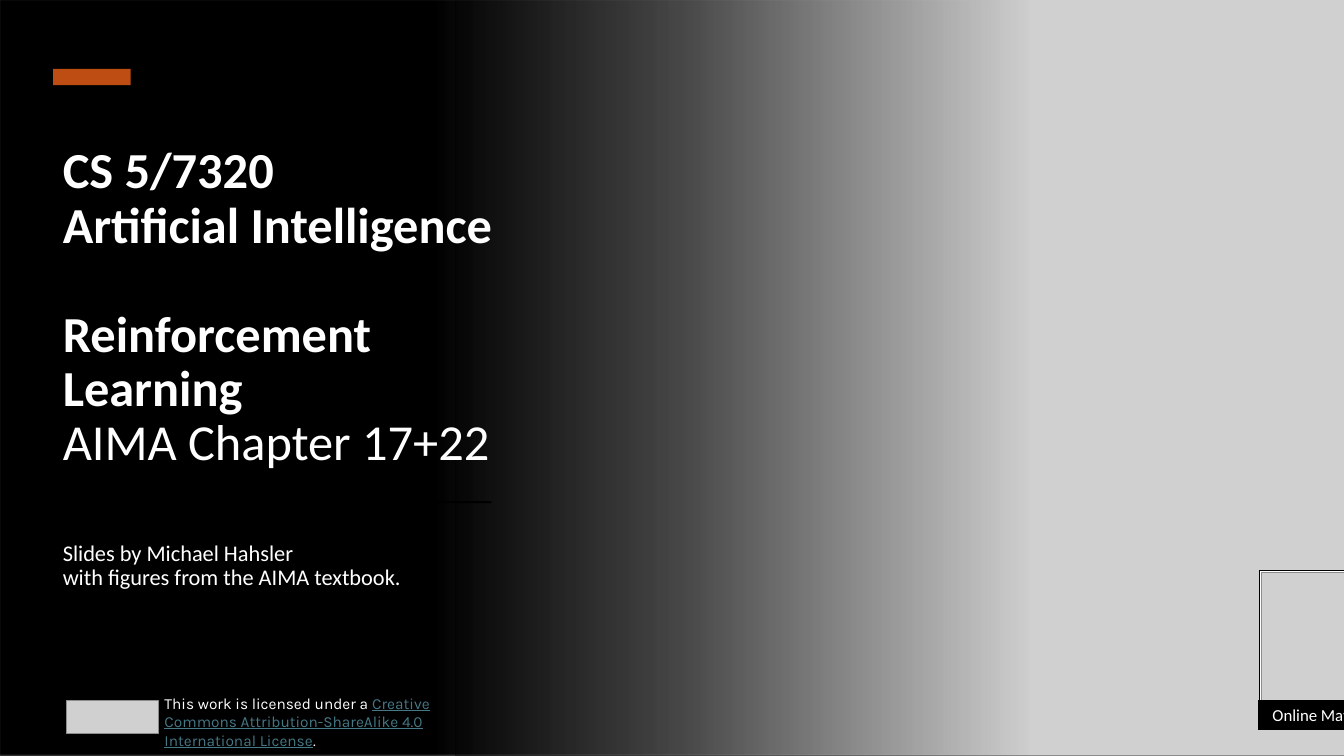
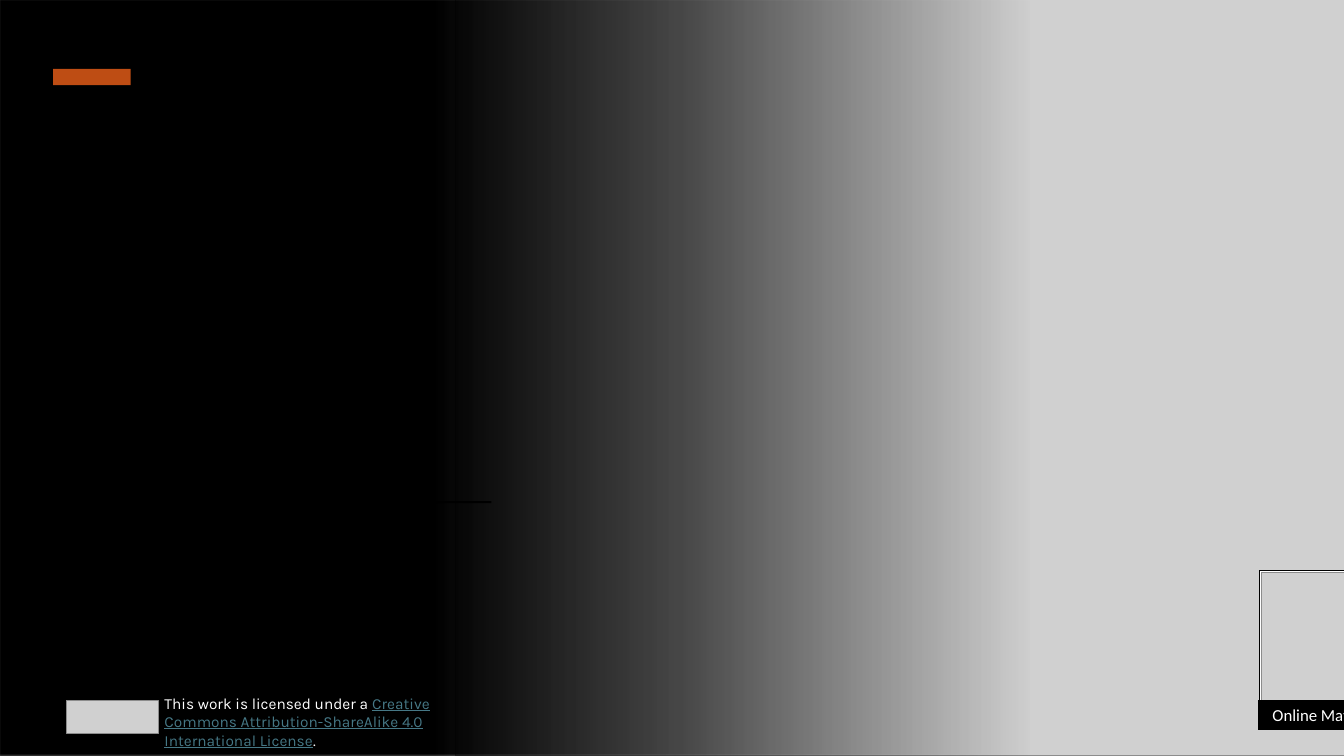
Before and after one commit to mhahsler/CS7320-AI, a slide deck: slide 1 of slides/22_Reinforcement_Learning.pptx. Drawn at 1344x756 pixels with LibreOffice and Linux fonts; fonts in the diff are those of the drawing; grey boxes stand for pictures. Boxes give left, top, right and bottom in pixels: in the first picture for what was removed or moved away, otherwise in the second. Text is boxed around its words. In the diff, an @@ line names an element or a change of style, - is before the commit and + after.

```diff
--- a/slides/22_Reinforcement_Learning.pptx
+++ b/slides/22_Reinforcement_Learning.pptx
@@ title removed at [63,152,492,468] @@
-CS 5/7320
-Artificial Intelligence
-Reinforcement Learning
-AIMA Chapter 17+22
@@ subtitle removed at [63,545,400,589] @@
-Slides by Michael Hahsler
-with figures from the AIMA textbook.
```
Also in this commit, not shown: 2 other slides changed, 3 other files.
